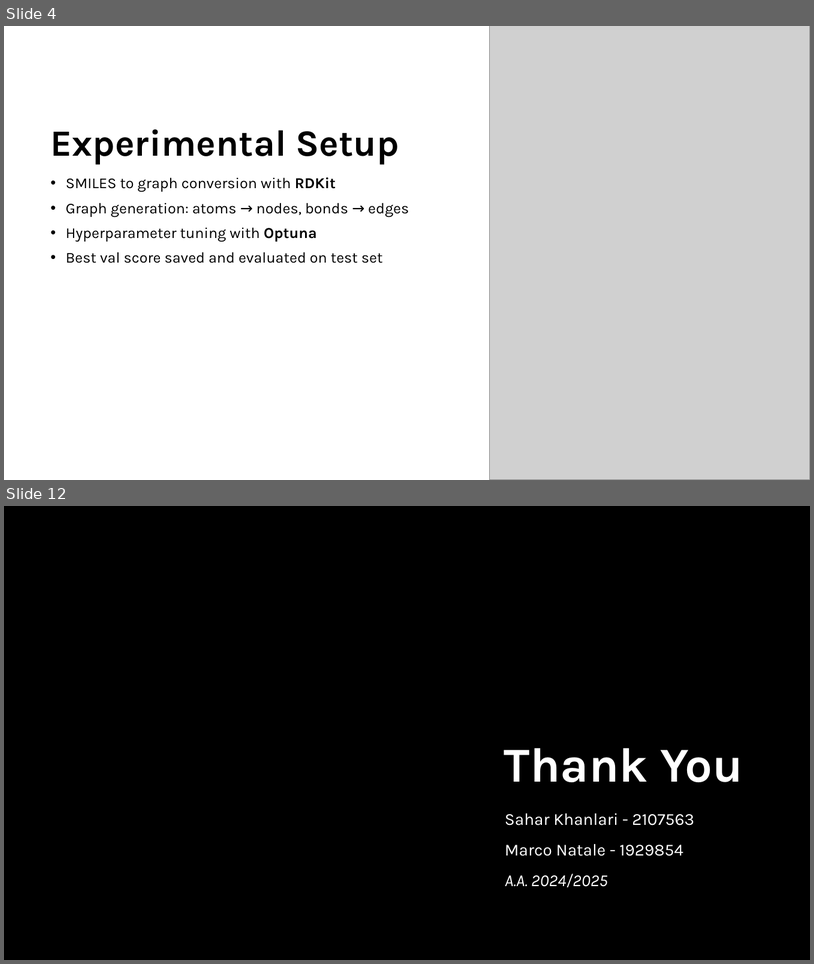
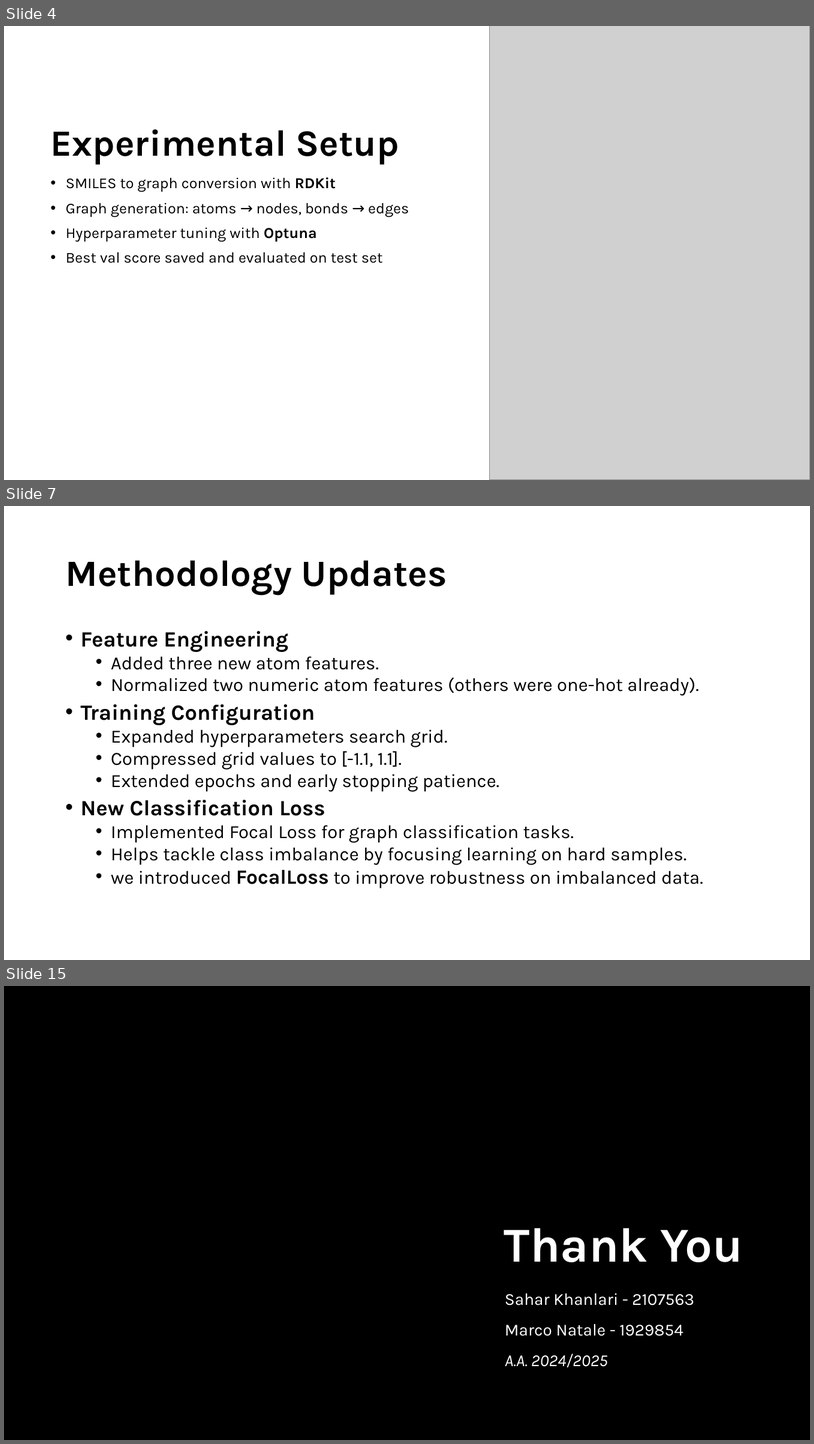
Before and after one commit to Marcoxmas/DataMiningProj, a slide deck: presentation/DM_Presentation.pptx. Shown one above the other, each under a label of ours: slides 4 and 12 before the commit, slides 4, 7 and 15 after it; the slides between them are not shown. The pictures are 814x964 and 814x1444 pixels, drawn with LibreOffice and Linux fonts; fonts in the diff are those of the drawing; grey boxes stand for pictures; background and template pictures are left out. Boxes give left, top, right and bottom in pixels: in the first picture for what was removed or moved away, otherwise in the second. Text is boxed around its words. In the diff, an @@ line names an element or a change of style, - is before the commit and + after.

```diff
--- a/presentation/DM_Presentation.pptx
+++ b/presentation/DM_Presentation.pptx
@@ slide 7 added at box(4, 506, 810, 960), background picture (left out) @@
@@ title added at box(65, 560, 447, 595), 44 pt, text #000000, bold @@
+Methodology Updates
@@ text added at box(81, 631, 704, 888), 22.2 pt, text #000000 @@
+• Feature Engineering
+  • Added three new atom features.
+  • Normalized two numeric atom features (others were one-hot already).
+• Training Configuration
+  • Expanded hyperparameters search grid.
+  • Compressed grid values to [-1.1, 1.1].
+  • Extended epochs and early stopping patience.
+  • New Classification Loss
+  • Implemented Focal Loss for graph classification tasks.
+  • Helps tackle class imbalance by focusing learning on hard samples.
+  • we introduced FocalLoss to improve robustness on imbalanced data.
@@ what was slide 12 is now slide 15 @@
```
Also in this commit, not shown: 7 slides changed, 2 other slides added, 1 other file.
